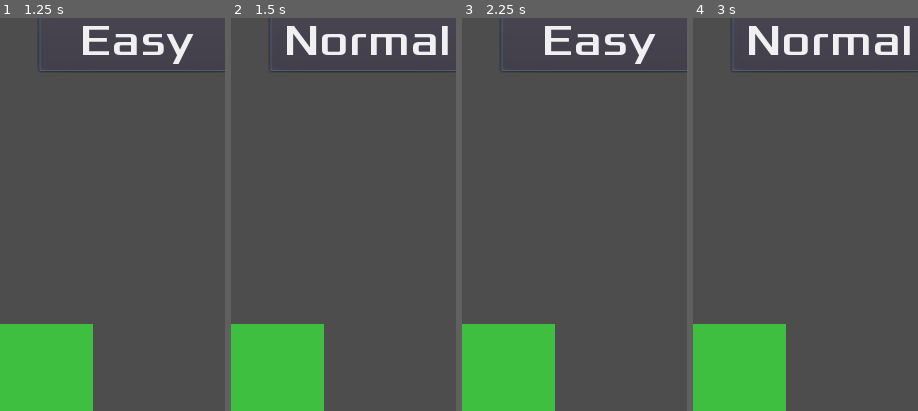
Above: before the commit, frames 1-4 (left to right).
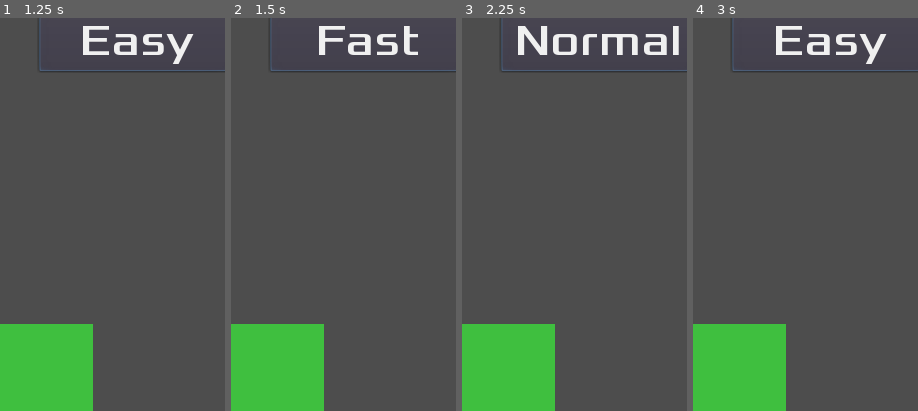
Above: after the commit, the same moments.

Repository: tomas7770/RunJump
Game: Godot game, scene res://scenes/Title.tscn
Same seed, same stepped clock (60 frames per second), same inputs: the game is played once before the commit and once after it.
Inputs:
- Up to frame 1 (1.25 s): click "Normal" at 0.5 s
- Up to frame 2 (1.5 s): click "Easy" at 1.25 s
- Up to frame 3 (2.25 s): click "Normal" (after the commit: "Fast") at 2 s
- Up to frame 4 (3 s): click "Easy" (after the commit: "Normal") at 2.75 s
The pictures show only the part of the screen within x 20-70%, y 23-73%; the shares and areas given below are measured in that part.

Frame 1 is identical in both runs. In frame 2, 2.9% of the frame differs, in the area x 24-97%, y 2-10%; in frame 3, 2.7%; in frame 4, 2.7%.

Commit message:
Add Fast difficulty (placeholder, same as Normal)

Diff:
--- a/scenes/GlobalVariables.gd
+++ b/scenes/GlobalVariables.gd
@@ -2,8 +2,12 @@
 
 const GAME_VERSION = "Development Version (v0.2.2+)"
 const SAVEABLE = {"high_score":"high", "sound_mute":"mute", "sound_shift":"sfxshift"}
-enum DIFFICULTY {NORMAL, EASY}
-const DIFFICULTY_STRINGS = {DIFFICULTY.NORMAL:"Normal", DIFFICULTY.EASY:"Easy"}
+enum DIFFICULTY {NORMAL, EASY, FAST}
+const DIFFICULTY_STRINGS = {
+	DIFFICULTY.NORMAL:"Normal",
+	DIFFICULTY.EASY:"Easy",
+	DIFFICULTY.FAST:"Fast"
+}
 var high_score = {}
 var sound_mute = false
 var sound_shift = false
--- a/scenes/Main.gd
+++ b/scenes/Main.gd
@@ -19,7 +19,7 @@
 
 func _get_next_plat_size():
 	match current_difficulty:
-		DIFFICULTY.NORMAL:
+		DIFFICULTY.NORMAL, DIFFICULTY.FAST:
 			return Vector2(1+randi()%5, min(1+randi()%5, last_height+3)) # 1-5
 		DIFFICULTY.EASY:
 			var width
